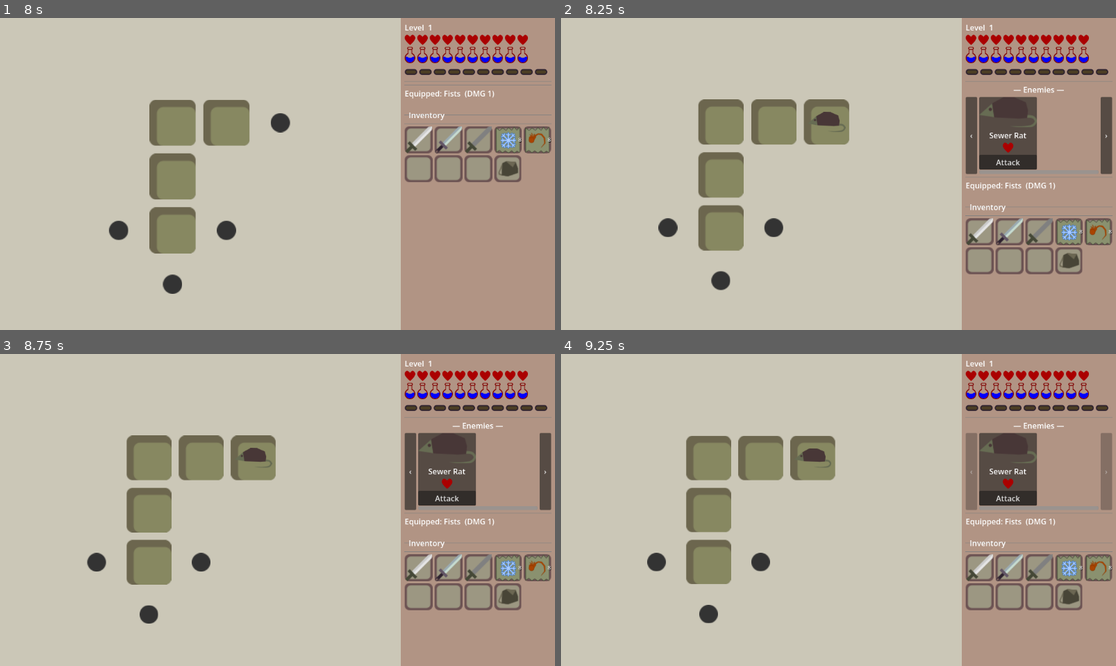
Above: before the commit, frames 1-4 (two rows, left to right).
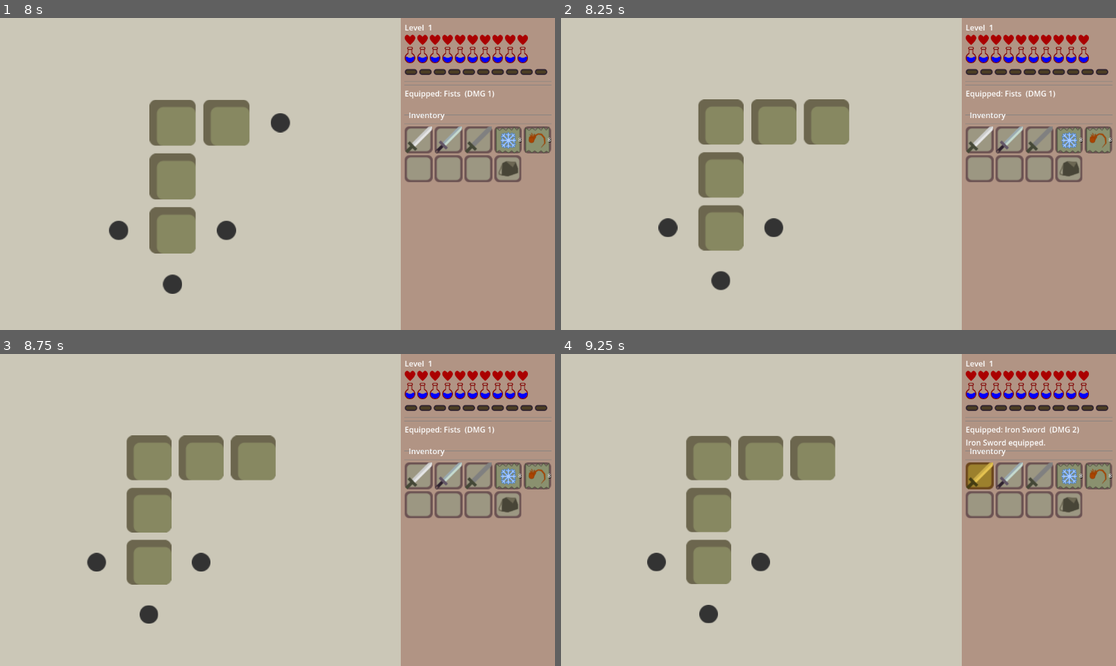
Above: after the commit, the same moments.

Repository: jiexdrop/run-reset
Game: Godot game, scene res://scenes/init.tscn
Same seed, same stepped clock (60 frames per second), same inputs: the game is played once before the commit and once after it.
Inputs (mouse positions are in pixels of both pictures, inside the frame that each line leads up to):
- Up to frame 1 (8 s): click "New Game" at 0.5 s; click (510, 167) at 1.25 s; click "✕" at 2 s; click (510, 167) at 2.75 s; click "✕" at 3.5 s; click (510, 167) at 4.25 s; click "✕" at 5 s; tap Enter at 5.75 s; drag from (199, 252) to (277, 174) at 5.77 s; drag from (266, 142) to (199, 208) at 6.52 s; move the mouse to (172, 267) at 7.27 s; click (172, 267) at 7.42 s
- Up to frame 2 (8.25 s): drag from (844, 124) to (733, 230) at 8.02 s
- Up to frame 3 (8.75 s): no input
- Up to frame 4 (9.25 s): click (971, 472) at 8.75 s, where only the run before the commit has a clickable "‹"

Frame 1 is identical in both runs. In frame 2, 7.7% of the frame differs, in the area x 45-100%, y 21-83%; in frame 3, 7.7%; in frame 4, 7.8%, in the area x 42-100%, y 21-83%.
Error after the commit: Invalid assignment of property or key 'loot_table' with value of type 'Array' on a base object of type 'Resource (MobDef)'. (res://autoloads/mob_registry.gd:53)

Commit message:
drop loot

Diff:
--- a/autoloads/item_registry.gd
+++ b/autoloads/item_registry.gd
@@ -36,6 +36,24 @@
 		"desc": "A handful of wild berries. Restores 1 HP.",
 		"max_stack": 16,
 		"type": "consumable",
+	},
+
+	# ── Potions ────────────────────────────────────────────────────────────────
+	"health_potion": {
+		"name": "Health Potion",
+		"icon": preload("res://assets/items/health_potion.png"),
+		"desc": "A vial of restorative brew. Restores 6 HP.",
+		"max_stack": 8,
+		"type": "consumable",
+		"heal_amount": 6,
+	},
+	"energy_potion": {
+		"name": "Energy Potion",
+		"icon": preload("res://assets/items/energy_potion.png"),
+		"desc": "A fizzing tonic. Restores 6 energy.",
+		"max_stack": 8,
+		"type": "consumable",
+		"energy_amount": 6,
 	},
 
 	# ── Swords ────────────────────────────────────────────────────────────────
@@ -126,6 +144,16 @@
 		return _items[item_key].get("energy_cost", 0)
 	return 0
 
+func get_heal_amount(item_key: String) -> int:
+	if _items.has(item_key):
+		return _items[item_key].get("heal_amount", 0)
+	return 0
+
+func get_energy_amount(item_key: String) -> int:
+	if _items.has(item_key):
+		return _items[item_key].get("energy_amount", 0)
+	return 0
+
 func get_attack_type(item_key: String) -> String:
 	if _items.has(item_key):
 		return _items[item_key].get("attack_type", "single_swing")
--- a/autoloads/mob_registry.gd
+++ b/autoloads/mob_registry.gd
@@ -34,22 +34,26 @@
 
 func _build_registry() -> void:
 	# ── Cave Spider ────────────────────────────────────────────────────────────
-	var bite        = MobAttackData.new()
+	var bite         = MobAttackData.new()
 	bite.attack_name = "Bite"
 	bite.damage      = 1
 	bite.effect      = MobAttackData.Effect.NONE
 
-	var venom       = MobAttackData.new()
+	var venom         = MobAttackData.new()
 	venom.attack_name = "Venom"
 	venom.damage      = 1
 	venom.effect      = MobAttackData.Effect.POISON
 
-	var spider      = MobDef.new()
-	spider.mob_name  = "Cave Spider"
-	spider.sprite    = "spider"
-	spider.max_hp    = 2
-	spider.xp_reward = 2
-	spider.attacks   = [bite, venom] as Array[MobAttackData]
+	var spider        = MobDef.new()
+	spider.mob_name   = "Cave Spider"
+	spider.sprite     = "spider"
+	spider.max_hp     = 2
+	spider.xp_reward  = 2
+	spider.attacks    = [bite, venom] as Array[MobAttackData]
+	spider.loot_table = [
+		{ "item_key": "health_potion", "chance": 0.12, "min": 1, "max": 1 },
+		{ "item_key": "energy_potion", "chance": 0.12, "min": 1, "max": 1 },
+	]
 	_registry["spider"] = spider
 
 	# ── Sewer Rat ──────────────────────────────────────────────────────────────
@@ -58,12 +62,16 @@
 	gnaw.damage      = 2
 	gnaw.effect      = MobAttackData.Effect.NONE
 
-	var rat         = MobDef.new()
-	rat.mob_name  = "Sewer Rat"
-	rat.sprite    = "rat"
-	rat.max_hp    = 1
-	rat.xp_reward = 1
-	rat.attacks   = [gnaw] as Array[MobAttackData]
+	var rat        = MobDef.new()
+	rat.mob_name   = "Sewer Rat"
+	rat.sprite     = "rat"
+	rat.max_hp     = 1
+	rat.xp_reward  = 1
+	rat.attacks    = [gnaw] as Array[MobAttackData]
+	rat.loot_table = [
+		{ "item_key": "health_potion", "chance": 0.12, "min": 1, "max": 1 },
+		{ "item_key": "energy_potion", "chance": 0.12, "min": 1, "max": 1 },
+	]
 	_registry["rat"] = rat
 
 	# ── Glaciarch (Ribera boss) ─────────────────────────────────────────────────
@@ -77,12 +85,16 @@
 	freeze.damage      = 1
 	freeze.effect      = MobAttackData.Effect.STUN
 
-	var glaciarch    = MobDef.new()
-	glaciarch.mob_name  = "Glaciarch"
-	glaciarch.sprite    = "glaciarch"
-	glaciarch.max_hp    = 8
-	glaciarch.xp_reward = 6
-	glaciarch.attacks   = [frost_bite, freeze] as Array[MobAttackData]
+	var glaciarch        = MobDef.new()
+	glaciarch.mob_name   = "Glaciarch"
+	glaciarch.sprite     = "glaciarch"
+	glaciarch.max_hp     = 8
+	glaciarch.xp_reward  = 6
+	glaciarch.attacks    = [frost_bite, freeze] as Array[MobAttackData]
+	glaciarch.loot_table = [
+		{ "item_key": "energy_potion", "chance": 1.0, "min": 1, "max": 1 },
+		{ "item_key": "health_potion", "chance": 0.3, "min": 1, "max": 1 },
+	]
 	_registry["glaciarch"] = glaciarch
 
 	# ── Frozelin (Ribera regular) ────────────────────────────────────────────────
@@ -91,12 +103,16 @@
 	chill.damage      = 1
 	chill.effect      = MobAttackData.Effect.NONE
 
-	var frozelin     = MobDef.new()
-	frozelin.mob_name  = "Frozelin"
-	frozelin.sprite    = "frozelin"
-	frozelin.max_hp    = 2
-	frozelin.xp_reward = 2
-	frozelin.attacks   = [chill] as Array[MobAttackData]
+	var frozelin        = MobDef.new()
+	frozelin.mob_name   = "Frozelin"
+	frozelin.sprite     = "frozelin"
+	frozelin.max_hp     = 2
+	frozelin.xp_reward  = 2
+	frozelin.attacks    = [chill] as Array[MobAttackData]
+	frozelin.loot_table = [
+		{ "item_key": "health_potion", "chance": 0.12, "min": 1, "max": 1 },
+		{ "item_key": "energy_potion", "chance": 0.12, "min": 1, "max": 1 },
+	]
 	_registry["frozelin"] = frozelin
 
 	# ── Gomelin (Pikoterra boss) ─────────────────────────────────────────────────
@@ -110,12 +126,16 @@
 	slam.damage      = 3
 	slam.effect      = MobAttackData.Effect.NONE
 
-	var gomelin      = MobDef.new()
-	gomelin.mob_name  = "Gomelin"
-	gomelin.sprite    = "gomelin"
-	gomelin.max_hp    = 8
-	gomelin.xp_reward = 6
-	gomelin.attacks   = [pilfer, slam] as Array[MobAttackData]
+	var gomelin        = MobDef.new()
+	gomelin.mob_name   = "Gomelin"
+	gomelin.sprite     = "gomelin"
+	gomelin.max_hp     = 8
+	gomelin.xp_reward  = 6
+	gomelin.attacks    = [pilfer, slam] as Array[MobAttackData]
+	gomelin.loot_table = [
+		{ "item_key": "health_potion", "chance": 1.0, "min": 1, "max": 1 },
+		{ "item_key": "energy_potion", "chance": 0.3, "min": 1, "max": 1 },
+	]
 	_registry["gomelin"] = gomelin
 
 	# ── Pikonaut (Pikoterra regular) ─────────────────────────────────────────────
@@ -124,12 +144,16 @@
 	poke.damage      = 1
 	poke.effect      = MobAttackData.Effect.NONE
 
-	var pikonaut     = MobDef.new()
-	pikonaut.mob_name  = "Pikonaut"
-	pikonaut.sprite    = "pikonaut"
-	pikonaut.max_hp    = 2
-	pikonaut.xp_reward = 2
-	pikonaut.attacks   = [poke] as Array[MobAttackData]
+	var pikonaut        = MobDef.new()
+	pikonaut.mob_name   = "Pikonaut"
+	pikonaut.sprite     = "pikonaut"
+	pikonaut.max_hp     = 2
+	pikonaut.xp_reward  = 2
+	pikonaut.attacks    = [poke] as Array[MobAttackData]
+	pikonaut.loot_table = [
+		{ "item_key": "health_potion", "chance": 0.12, "min": 1, "max": 1 },
+		{ "item_key": "energy_potion", "chance": 0.12, "min": 1, "max": 1 },
+	]
 	_registry["pikonaut"] = pikonaut
 
 	# ── Add more mobs here ────────────────────
--- a/scenes/combat_ui.gd
+++ b/scenes/combat_ui.gd
@@ -232,14 +232,18 @@
 	GameState.player = p
 	refresh_stats()
 
+	var drop_msg = _roll_loot(mob_id)
+
 	_notify_tile_mob_dead(mob_id)
 
 	GameState.monsters[mob_id]["hp"] = 0
 	GameState.mark_dirty()
 	SaveManager.save()
 
+	if drop_msg != "":
+		_log(drop_msg)
+
 	await get_tree().create_timer(DEATH_VFX_DURATION).timeout
-
 
 	_active_mob_ids.erase(mob_id)
 	_rebuild_mob_cards()
@@ -384,6 +388,27 @@
 		refresh_stats()
 		_log("You eat berries and restore 3 HP.")
 
+	if item_key == "health_potion":
+		var p = GameState.player
+		p["hp"] = min(p.get("hp", 0) + ItemRegistry.get_heal_amount(item_key), p.get("max_hp", 10))
+		GameState.player = p
+		InventoryState.consume_hotbar_item(index)
+		GameState.mark_dirty()
+		SaveManager.save()
+		refresh_stats()
+		_log("You drink a Health Potion and restore %d HP." % ItemRegistry.get_heal_amount(item_key))
+		return
+
+	if item_key == "energy_potion":
+		var p = GameState.player
+		p["energy"] = min(p.get("energy", 0) + ItemRegistry.get_energy_amount(item_key), p.get("max_energy", 10))
+		GameState.player = p
+		InventoryState.consume_hotbar_item(index)
+		GameState.mark_dirty()
+		SaveManager.save()
+		refresh_stats()
+		_log("You drink an Energy Potion and restore %d energy." % ItemRegistry.get_energy_amount(item_key))
+		return
 
 func _on_bag_opened() -> void:
 	if is_instance_valid(_bag_ui):
@@ -408,3 +433,19 @@
 	var item_key = InventoryState.hotbar[idx]["item_key"]
 	InventoryState.consume_hotbar_item(idx)
 	return item_key
+
+func _roll_loot(mob_id: int) -> String:
+	var loot_table: Array = GameState.monsters[mob_id].get("loot_table", [])
+	if loot_table.is_empty():
+		return ""
+
+	var drops: Array = []
+	for entry in loot_table:
+		if randf() < entry.get("chance", 0.0):
+			var amount = randi_range(entry.get("min", 1), entry.get("max", 1))
+			InventoryState.add_item(entry.get("item_key", ""), amount)
+			drops.append("%s x%d" % [ItemRegistry.get_item_name(entry.get("item_key", "")), amount])
+
+	if drops.is_empty():
+		return ""
+	return "%s dropped: %s" % [GameState.monsters[mob_id].get("name", "Mob"), ", ".join(drops)]
--- a/scenes/mob_def.gd
+++ b/scenes/mob_def.gd
@@ -17,3 +17,4 @@
 @export var max_hp:     int                  = 3
 @export var xp_reward:  int                  = 1
 @export var attacks:    Array[MobAttackData] = []
+@export var loot_table: Array[Dictionary]    = []
--- a/scenes/tile.gd
+++ b/scenes/tile.gd
@@ -80,13 +80,14 @@
 	else:
 		# Build a fresh runtime mob entry.
 		var mob_entry = {
-			"name":      def.mob_name,
-			"sprite":    def.sprite,
-			"hp":        def.max_hp,
-			"max_hp":    def.max_hp,
-			"xp_reward": def.xp_reward,
-			"attacks":   [],
-			"tile_key":  tile_key_str,
+			"name":       def.mob_name,
+			"sprite":     def.sprite,
+			"hp":         def.max_hp,
+			"max_hp":     def.max_hp,
+			"xp_reward":  def.xp_reward,
+			"attacks":    [],
+			"loot_table": def.loot_table,
+			"tile_key":   tile_key_str,
 		}
 		for atk in def.attacks:
 			mob_entry["attacks"].append({
Not shown, added: assets/items/bomb.png.import
Not shown, added: assets/items/energy_potion.png.import
Not shown, added: assets/items/health_potion.png.import
Not shown, added: assets/items/swirlee_sword.png.import
Not shown, added: assets/tiles/rock.png.import
